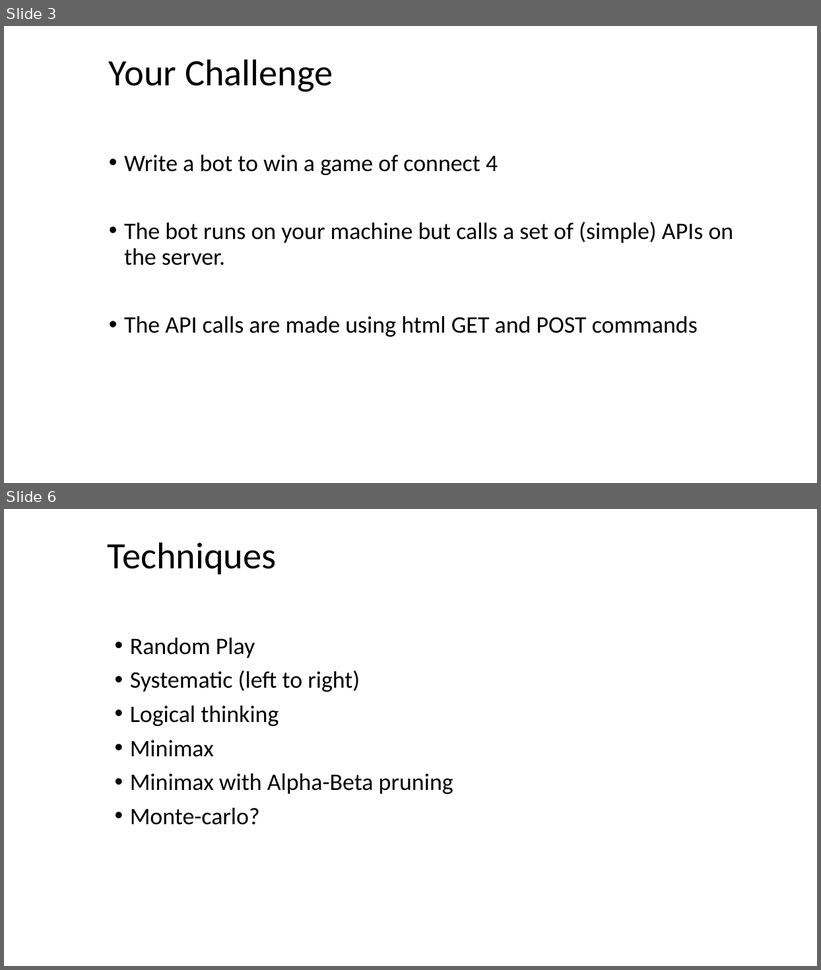
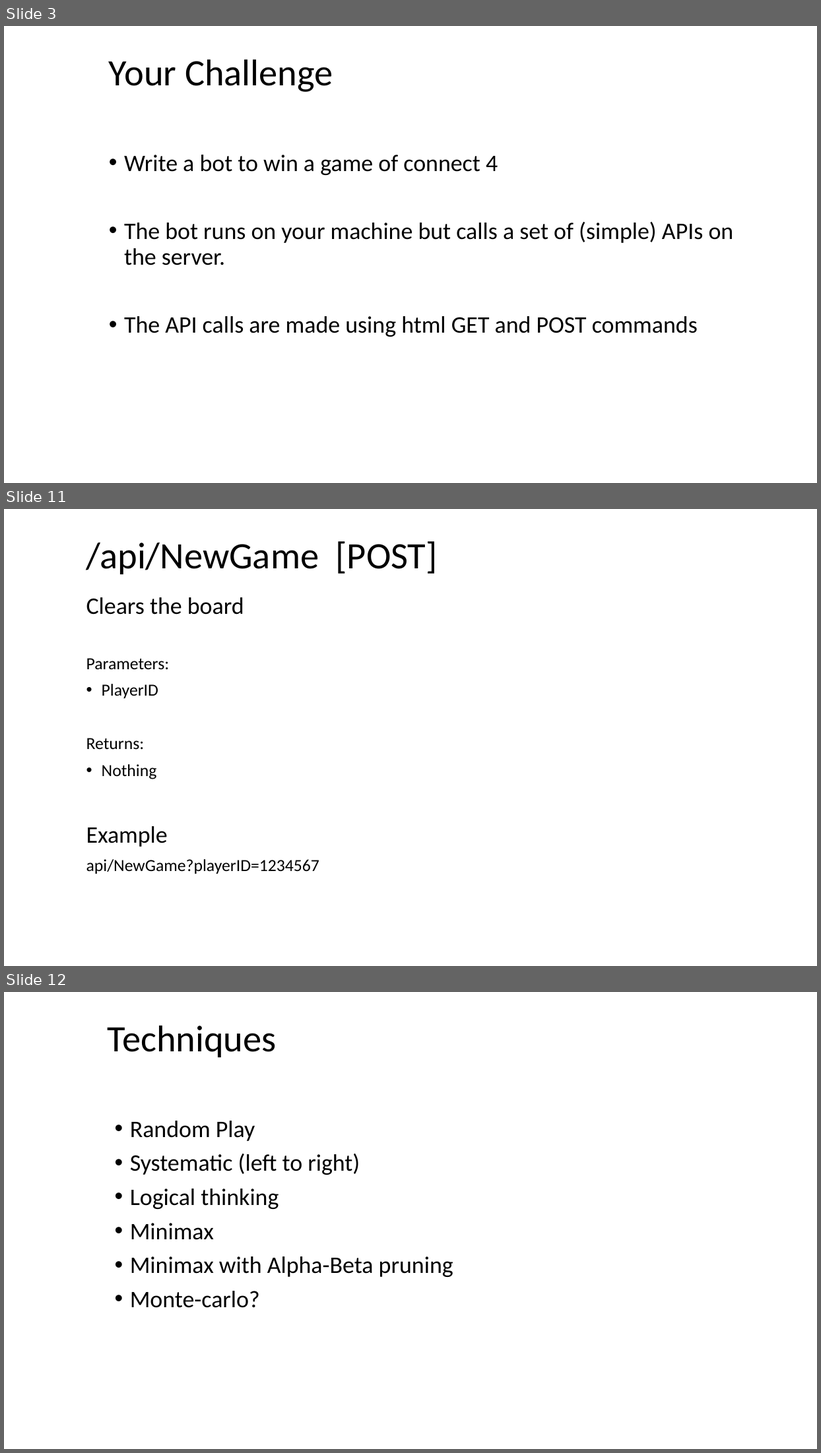
Before and after one commit to YorkCodeDojo/Connect4, a slide deck: Connect4.pptx. Shown one above the other, each under a label of ours: slides 3 and 6 before the commit, slides 3, 11 and 12 after it; the slides between them are not shown. The pictures are 821x970 and 821x1453 pixels, drawn with LibreOffice and Linux fonts; fonts in the diff are those of the drawing; background and template pictures are left out. Boxes give left, top, right and bottom in pixels: in the first picture for what was removed or moved away, otherwise in the second. Text is boxed around its words. In the diff, an @@ line names an element or a change of style, - is before the commit and + after.

```diff
--- a/Connect4.pptx
+++ b/Connect4.pptx
@@ slide 11 added at <box>4,509,817,966</box>, background #FFFFFF @@
@@ title added at <box>86,541,438,574</box>, 44 pt, text #000000 @@
+/api/NewGame [POST]
@@ text added at <box>86,597,319,874</box>, 20 pt, text #000000 @@
+Clears the board
+Parameters:
+• PlayerID
+Returns:
+• Nothing
+Example
+api/NewGame?playerID=1234567
@@ what was slide 6 is now slide 12 @@
```
Also in this commit, not shown: 4 slides changed, 7 other slides added, 6 other files.
